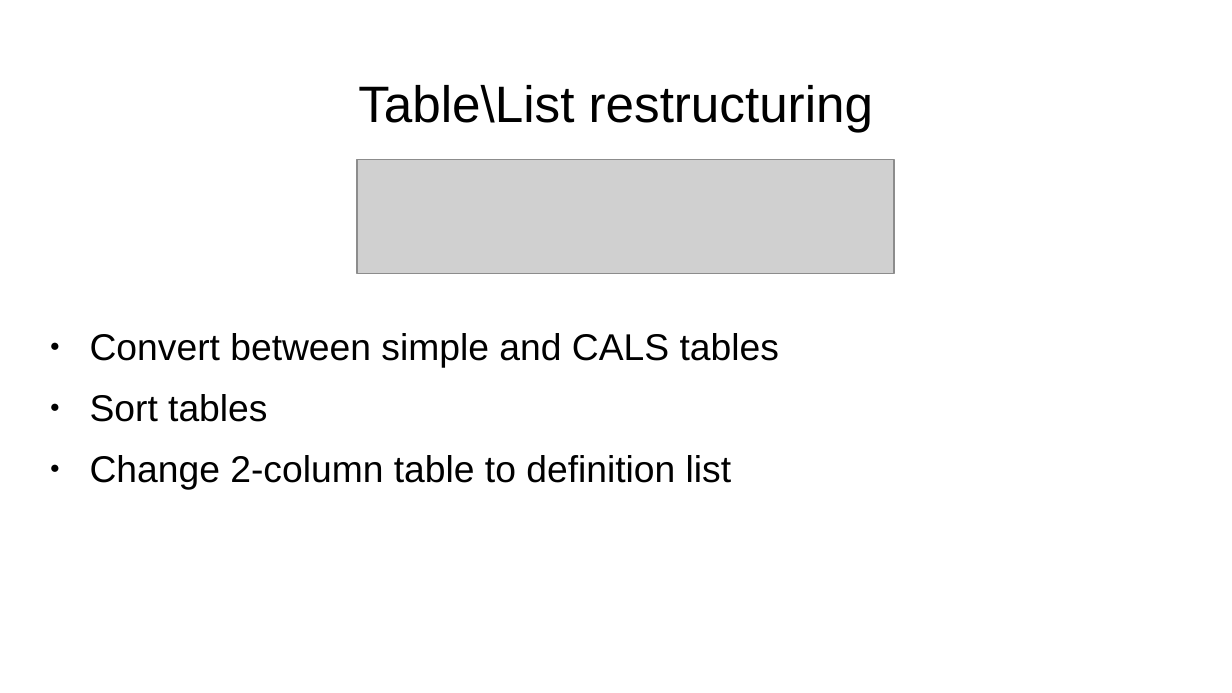
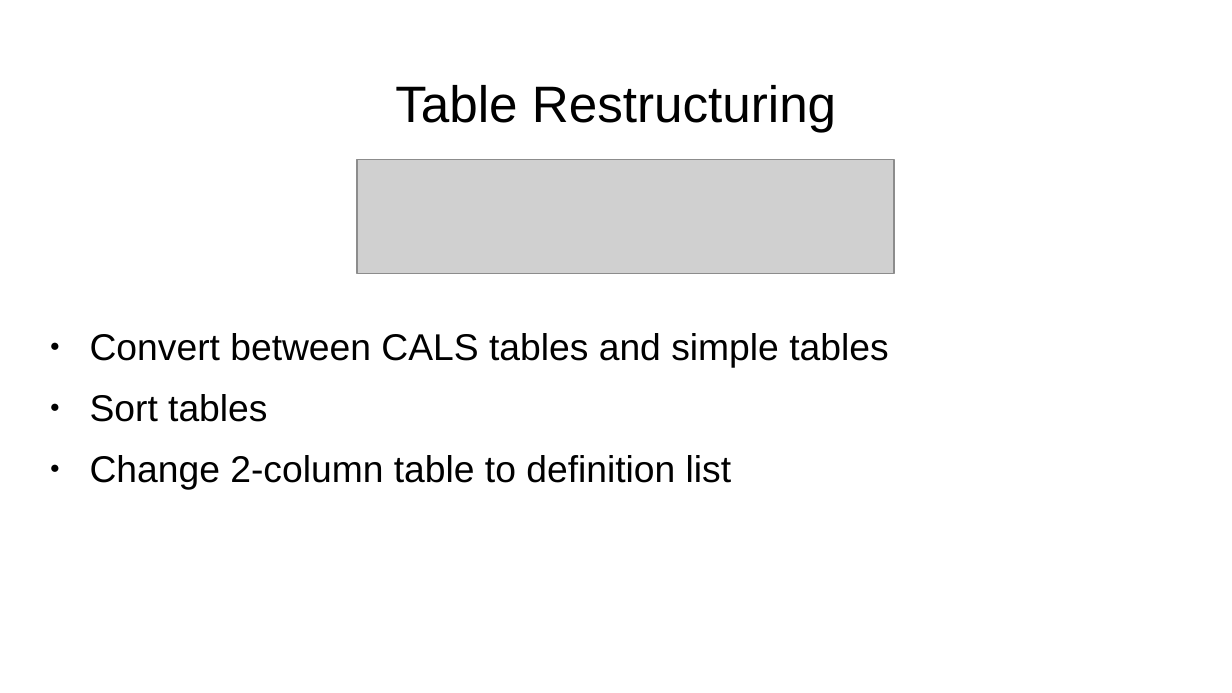
Before and after one commit to oxygenxml/dita-refactoring-examples, a slide deck: slide 20 of restructure-dita.odp (slide 18 before the commit). Drawn at 1232x693 pixels with LibreOffice and Linux fonts; fonts in the diff are those of the drawing; grey boxes stand for pictures; background and template pictures are left out. Boxes give left, top, right and bottom in pixels: in the first picture for what was removed or moved away, otherwise in the second. Text is boxed around its words. In the diff, an @@ line names an element or a change of style, - is before the commit and + after.

```diff
--- a/restructure-dita.odp
+++ b/restructure-dita.odp
@@ title at (395,85,836,132): text changed @@
-Table\List restructuring
+Table Restructuring
@@ text at (90,333,888,368): text changed @@
-● Convert between simple and CALS tables
+● Convert between CALS tables and simple tables
```
Also in this commit, not shown: 3 other slides changed, 2 slides added, 1 slide removed, 9 other files.
